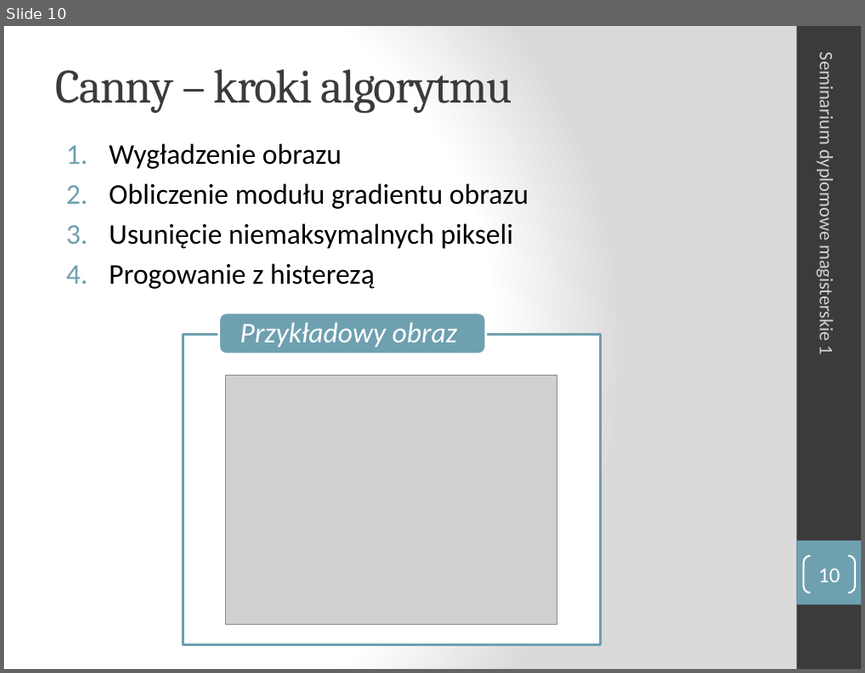
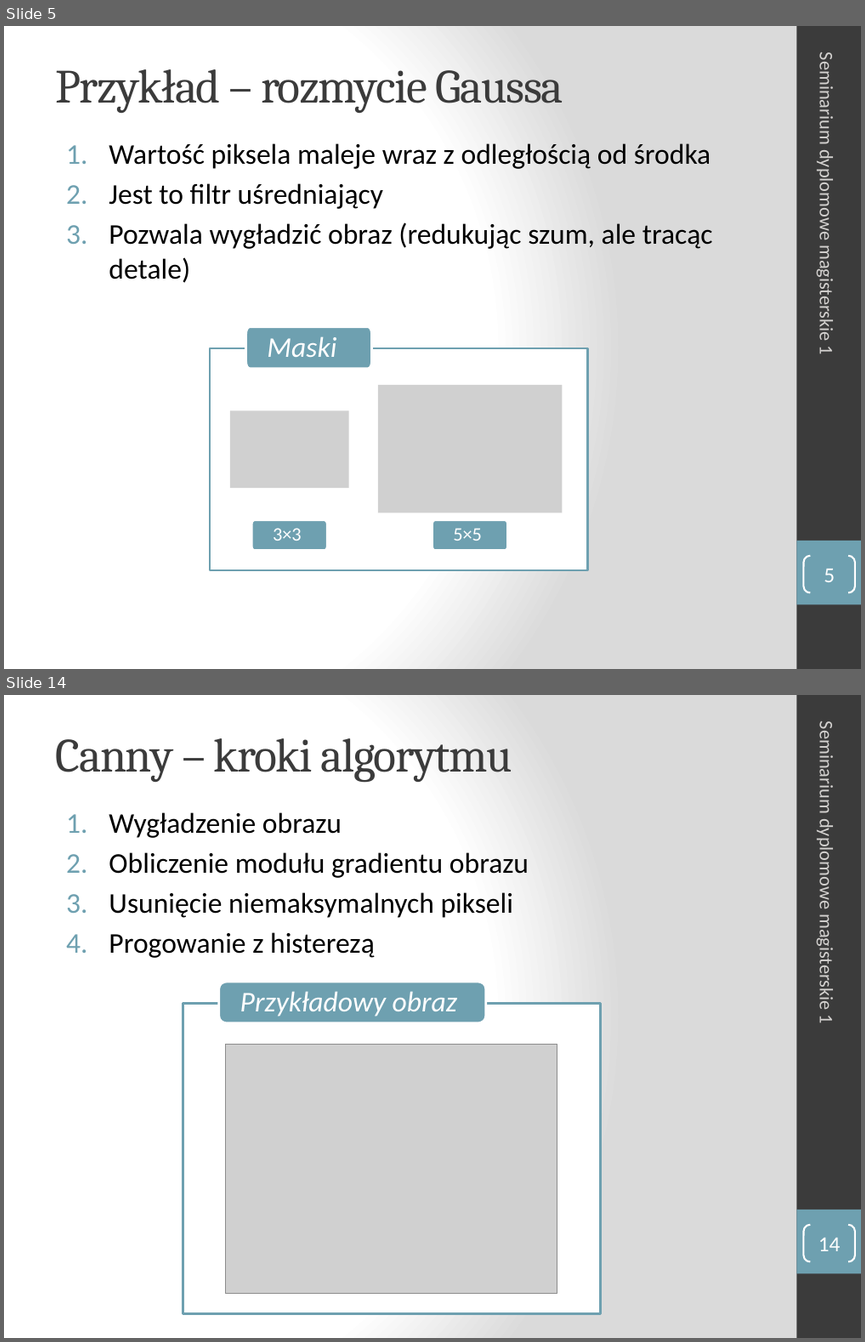
Before and after one commit to turekj/msc, a slide deck: Placeholder/seminar1/prezentacja/sdm1_Aniserowicz_Michal.pptx. Shown one above the other, each under a label of ours: slide 10 before the commit, slides 5 and 14 after it; the slides between them are not shown. The pictures are 865x673 and 865x1342 pixels, drawn with LibreOffice and Linux fonts; fonts in the diff are those of the drawing; grey boxes stand for pictures. Boxes give left, top, right and bottom in pixels: in the first picture for what was removed or moved away, otherwise in the second. Text is boxed around its words. In the diff, an @@ line names an element or a change of style, - is before the commit and + after.

```diff
--- a/Placeholder/seminar1/prezentacja/sdm1_Aniserowicz_Michal.pptx
+++ b/Placeholder/seminar1/prezentacja/sdm1_Aniserowicz_Michal.pptx
@@ slide 5 added at (x1=4, y1=26, x2=861, y2=669), background gradient #FFFFFF to #DADADA; not listed: 2 template elements that a slide beside it also shows @@
@@ title added at (x1=55, y1=69, x2=563, y2=113), 40 pt, text #3B3B3B @@
+Przykład – rozmycie Gaussa
@@ text added at (x1=815, y1=62, x2=838, y2=354), 16 pt, text #D4D2D0 @@
+Seminarium dyplomowe magisterskie 1
@@ text added at (x1=109, y1=143, x2=713, y2=283), 24 pt, text #000000 @@
+1. Wartość piksela maleje wraz z odległością od środka
+2. Jest to filtr uśredniający
+3. Pozwala wygładzić obraz (redukując szum, ale tracąc detale)
@@ freeform shape added at (x1=245, y1=327, x2=371, y2=369), fill #6EA0B0, outline #FFFFFF 2 pt, 24 pt, text #FFFFFF, italic @@
+Maski
@@ freeform shape added at (x1=210, y1=348, x2=587, y2=570), fill #FFFFFF at 90% opacity, outline #6EA0B0 2 pt @@
@@ picture added at (x1=377, y1=385, x2=562, y2=513) @@
@@ picture added at (x1=230, y1=411, x2=349, y2=488) @@
@@ freeform shape added at (x1=251, y1=520, x2=327, y2=550), fill #6EA0B0, outline #FFFFFF 2 pt, 16 pt, text #FFFFFF @@
+3×3
@@ freeform shape added at (x1=432, y1=520, x2=507, y2=550), fill #6EA0B0, outline #FFFFFF 2 pt, 16 pt, text #FFFFFF @@
+5×5
@@ page number added at (x1=803, y1=556, x2=855, y2=592), outline #FFFFFF 1.5 pt, 18 pt, text #FFFFFF @@
+5
@@ what was slide 10 is now slide 14 @@
@@ page number at (x1=818, y1=1237, x2=840, y2=1251): text changed @@
-10
+14
```
Also in this commit, not shown: 9 slides changed, 4 other slides added, 1 slide removed, 4 other files.
